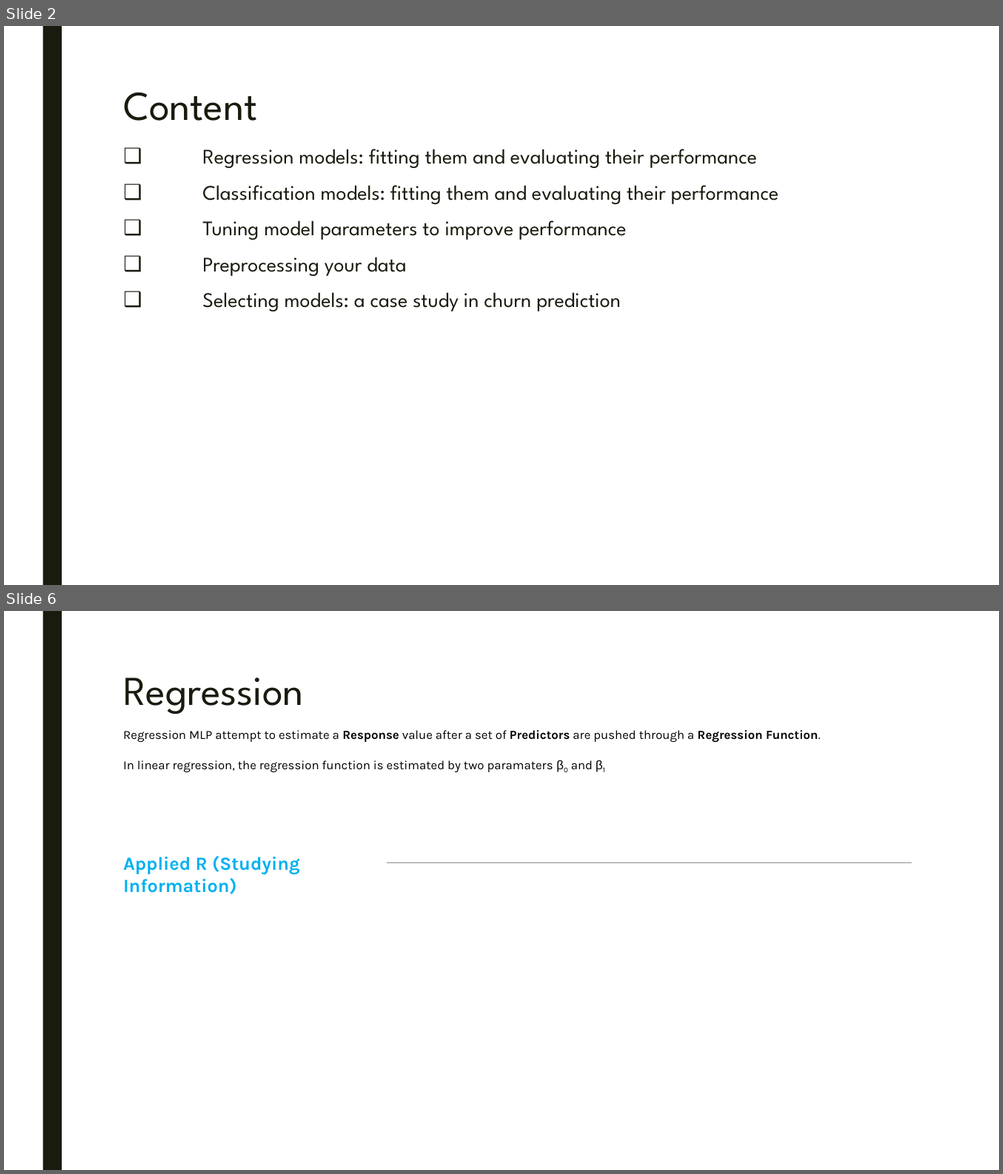
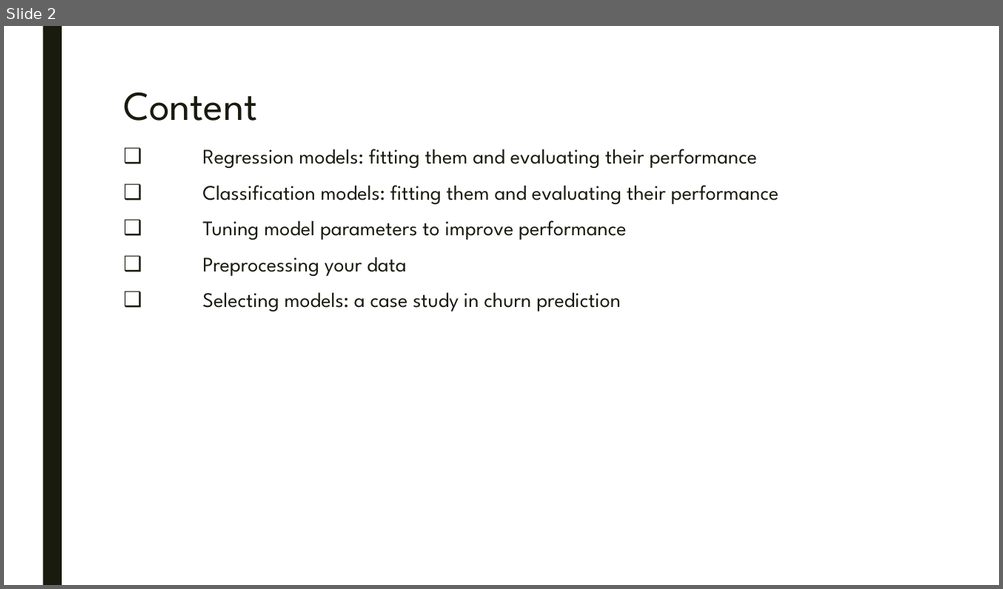
Before and after one commit to parcap/business-education, a slide deck: Machine-Learning-Toolbox/Machine Learning Toolbox.pptx. Shown one above the other, each under a label of ours: slides 2 and 6 before the commit, slide 2 after it; the slides between them are not shown. The pictures are 1003x1174 and 1003x589 pixels, drawn with LibreOffice and Linux fonts; fonts in the diff are those of the drawing. Boxes give left, top, right and bottom in pixels: in the first picture for what was removed or moved away, otherwise in the second. Text is boxed around its words. In the diff, an @@ line names an element or a change of style, - is before the commit and + after.

```diff
--- a/Machine-Learning-Toolbox/Machine Learning Toolbox.pptx
+++ b/Machine-Learning-Toolbox/Machine Learning Toolbox.pptx
@@ slide 6 removed at bbox=[4, 611, 999, 1170], background #FFFFFF; not listed: 1 template element that a slide beside it also shows @@
@@ title removed at bbox=[123, 678, 304, 714] @@
-Regression
@@ text removed at bbox=[123, 730, 820, 772] @@
-Regression MLP attempt to estimate a Response value after a set of Predictors are pushed through a Regression Function.
-In linear regression, the regression function is estimated by two paramaters β0 and β1
@@ text removed at bbox=[123, 856, 300, 894] @@
-Applied R (Studying Information)
@@ line removed from (387, 863) to (911, 863) @@
```
Also in this commit, not shown: 1 slide changed, 1 slide added, 3 other slides removed, 4 other files.
